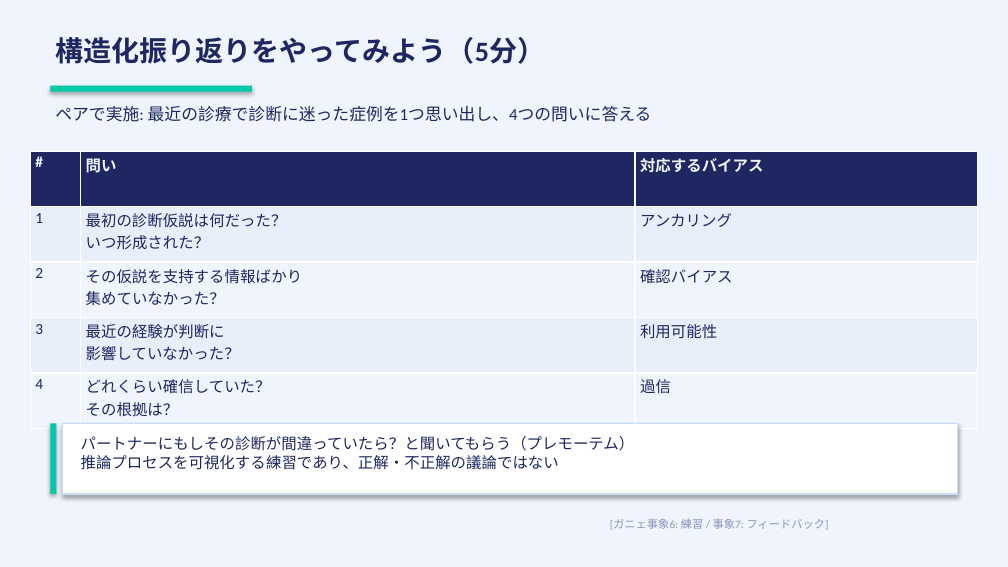
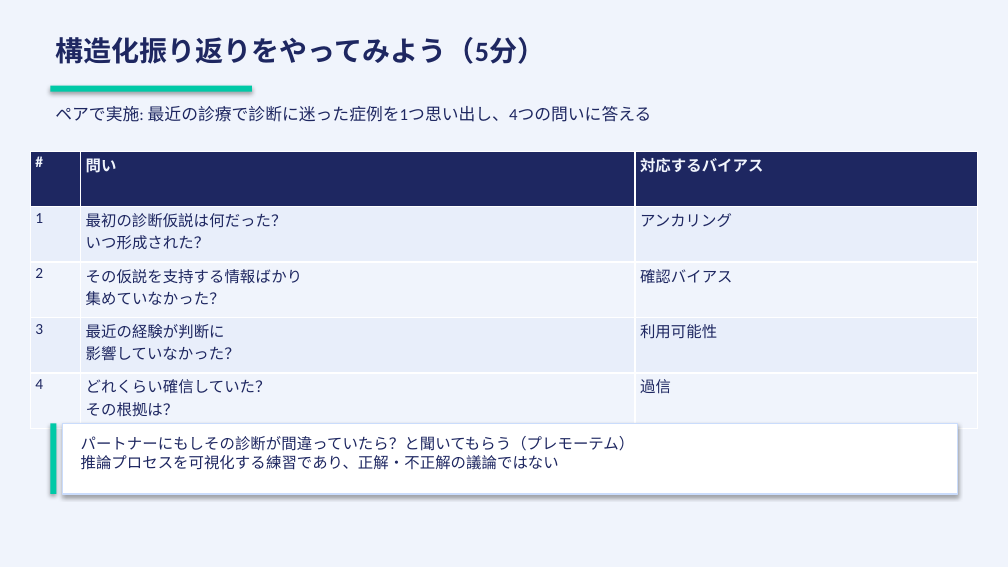
Before and after one commit to Tama831/ai-agent-team-materials, a slide deck: slide 8 of output/education/2026-03-30_cognitive-bias-diagnostic-reasoning/cognitive-bias-diagnostic-reasoning_slides_residents.pptx. Drawn at 1008x567 pixels with LibreOffice and Linux fonts; fonts in the diff are those of the drawing. Boxes give left, top, right and bottom in pixels: in the first picture for what was removed or moved away, otherwise in the second. Text is boxed around its words. In the diff, an @@ line names an element or a change of style, - is before the commit and + after.

```diff
--- a/output/education/2026-03-30_cognitive-bias-diagnostic-reasoning/cognitive-bias-diagnostic-reasoning_slides_residents.pptx
+++ b/output/education/2026-03-30_cognitive-bias-diagnostic-reasoning/cognitive-bias-diagnostic-reasoning_slides_residents.pptx
@@ text removed at box(610, 519, 829, 530) @@
-[ガニェ事象6: 練習 / 事象7: フィードバック]
```
Also in this commit, not shown: 9 other slides changed, 4 other files.
